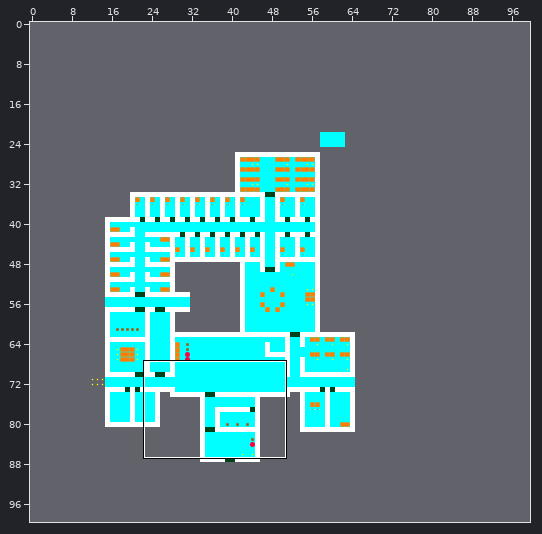
Two states of a Tiled map, ALPHA TEX/world1beta.tmx. The first picture is a wide view before the edit; the outline marks the close-up.
Close-up. Earlier state:
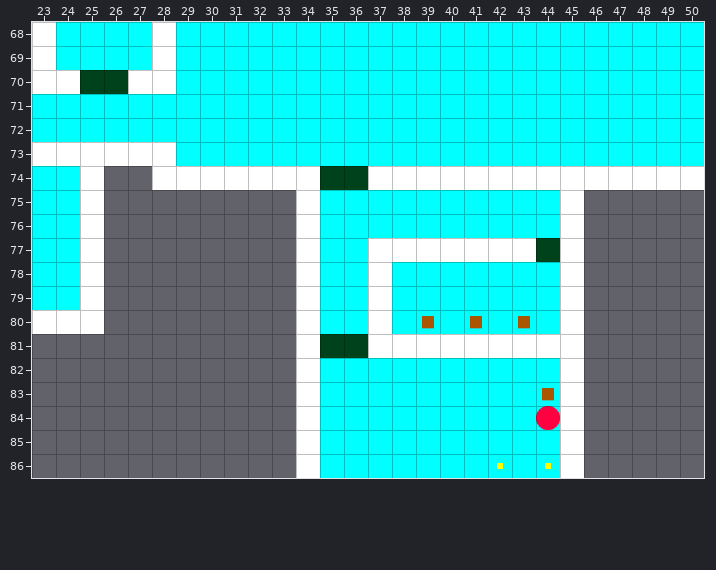
Cells are 64x64 px. Shown: x 23..50, y 68..86. The commit also changed other parts of the map, which this record leaves out.
Once edited:
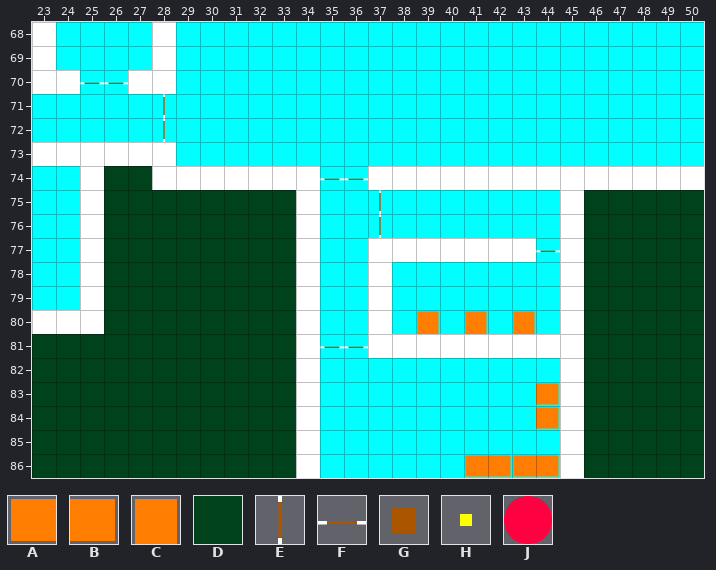
Key: from "alpha_sprite_sheet": A 2, B 3, C 4, D 8, E 9, F 10, G 11, H 16, J 17.
_ is an empty cell.
Changes in this commit:
{"where": "layer \"Tile Layer 2 - Golv\""}
{"y":74,"x":26,"old":"__","new":"DD"}
{"y":75,"x":26,"old":"________","new":"DDDDDDDD"}
{"y":75,"x":46,"old":"_____","new":"DDDDD"}
{"y":76,"x":26,"old":"________","new":"DDDDDDDD"}
{"y":76,"x":46,"old":"_____","new":"DDDDD"}
{"y":77,"x":26,"old":"________","new":"DDDDDDDD"}
{"y":77,"x":46,"old":"_____","new":"DDDDD"}
{"y":78,"x":26,"old":"________","new":"DDDDDDDD"}
{"y":78,"x":46,"old":"_____","new":"DDDDD"}
{"y":79,"x":26,"old":"________","new":"DDDDDDDD"}
{"y":79,"x":46,"old":"_____","new":"DDDDD"}
{"y":80,"x":26,"old":"________","new":"DDDDDDDD"}
{"y":80,"x":46,"old":"_____","new":"DDDDD"}
{"y":81,"x":23,"old":"___________","new":"DDDDDDDDDDD"}
{"y":81,"x":46,"old":"_____","new":"DDDDD"}
{"y":82,"x":23,"old":"___________","new":"DDDDDDDDDDD"}
{"y":82,"x":46,"old":"_____","new":"DDDDD"}
{"y":83,"x":23,"old":"___________","new":"DDDDDDDDDDD"}
{"y":83,"x":46,"old":"_____","new":"DDDDD"}
{"y":84,"x":23,"old":"___________","new":"DDDDDDDDDDD"}
{"y":84,"x":46,"old":"_____","new":"DDDDD"}
{"y":85,"x":23,"old":"___________","new":"DDDDDDDDDDD"}
{"y":85,"x":46,"old":"_____","new":"DDDDD"}
{"y":86,"x":23,"old":"___________","new":"DDDDDDDDDDD"}
{"y":86,"x":46,"old":"_____","new":"DDDDD"}
{"where": "layer \"Statiska objekt\""}
{"y":80,"x":39,"old":"G","new":"C"}
{"y":80,"x":41,"old":"G","new":"C"}
{"y":80,"x":43,"old":"G","new":"C"}
{"y":83,"x":44,"old":"G","new":"B"}
{"y":84,"x":44,"old":"J","new":"B"}
{"y":86,"x":41,"old":"_H_H","new":"ABAB"}
{"where": "layer \"Dörrar\""}
{"y":70,"x":25,"old":"DD","new":"FF"}
{"y":71,"x":28,"old":"_","new":"E"}
{"y":72,"x":28,"old":"_","new":"E"}
{"y":74,"x":35,"old":"DD","new":"FF"}
{"y":75,"x":37,"old":"_","new":"E"}
{"y":76,"x":37,"old":"_","new":"E"}
{"y":77,"x":44,"old":"D","new":"F"}
{"y":81,"x":35,"old":"DD","new":"FF"}
